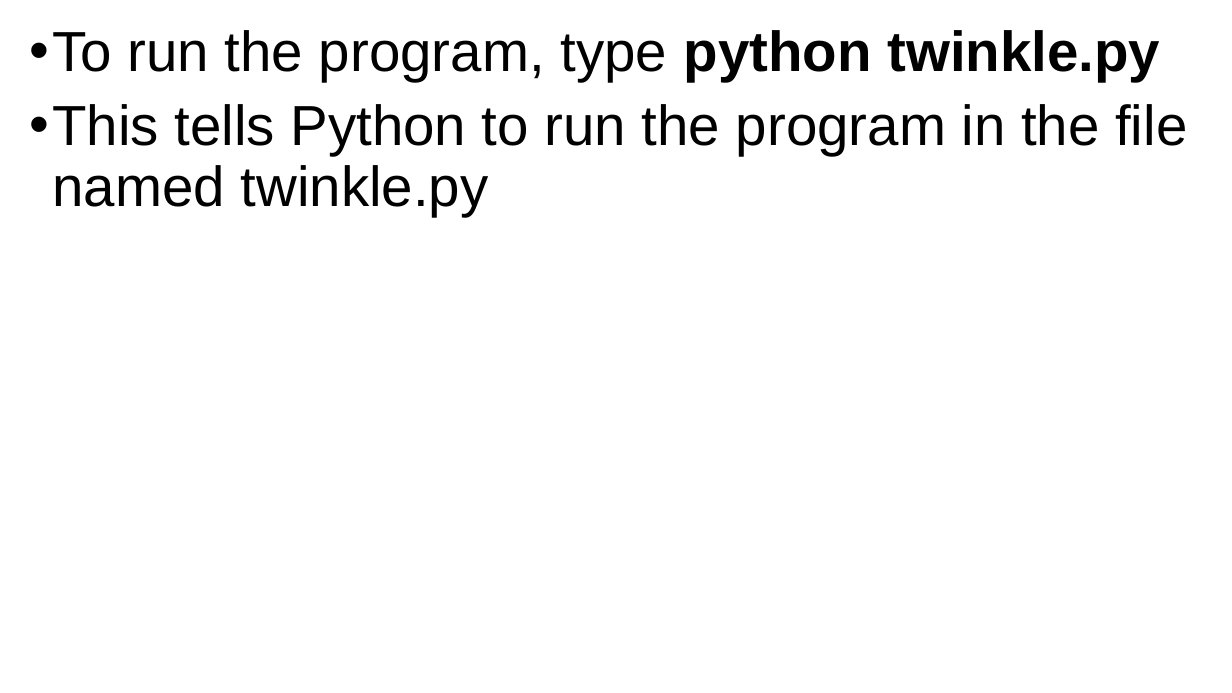
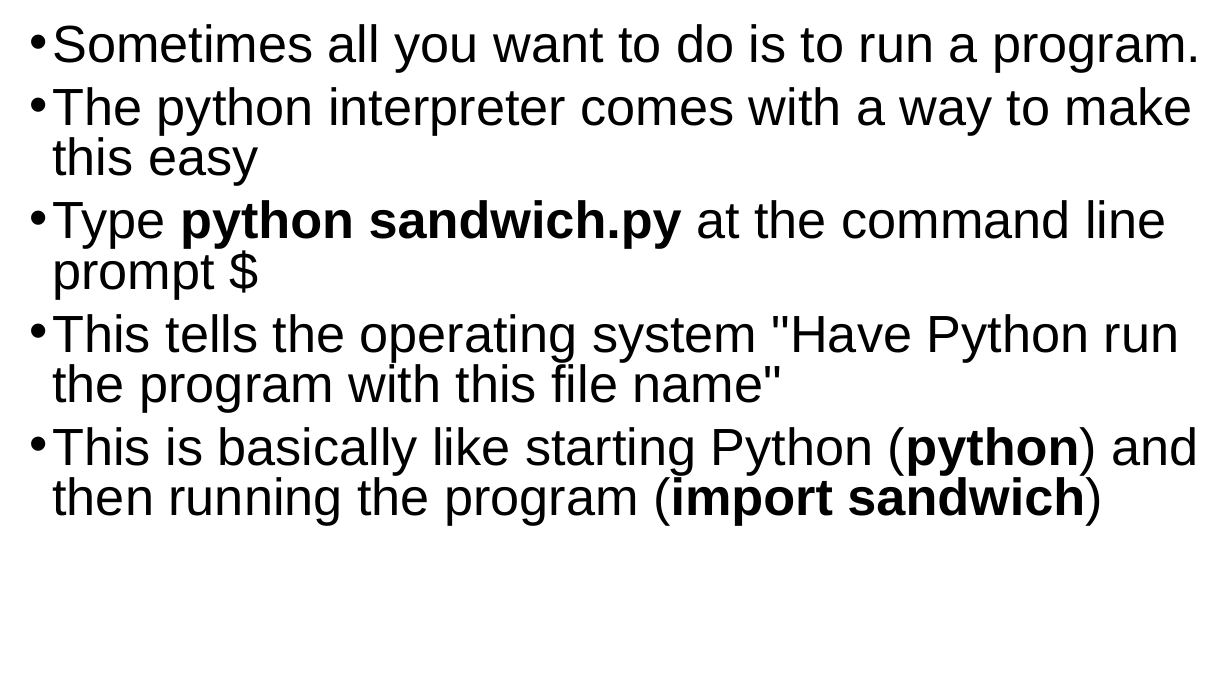
Before and after one commit to grimmelm/ctech404, a slide deck: slide 28 of ctech401/module_1/CTECH401 Module 1 - Hello World and Storing Data.pptx (slide 23 before the commit). Drawn at 1232x693 pixels with LibreOffice and Linux fonts; fonts in the diff are those of the drawing. Boxes give left, top, right and bottom in pixels: in the first picture for what was removed or moved away, otherwise in the second. Text is boxed around its words. In the diff, an @@ line names an element or a change of style, - is before the commit and + after.

```diff
--- a/ctech401/module_1/CTECH401 Module 1 - Hello World and Storing Data.pptx
+++ b/ctech401/module_1/CTECH401 Module 1 - Hello World and Storing Data.pptx
@@ text at (52,24,1201,525): text changed; size 44 to 40.7 pt @@
-• To run the program, type python twinkle.py
-• This tells Python to run the program in the file named twinkle.py
+• Sometimes all you want to do is to run a program.
+• The python interpreter comes with a way to make this easy
+• Type python sandwich.py at the command line prompt $
+• This tells the operating system "Have Python run the program with this file name"
+• This is basically like starting Python (python) and then running the program (import sandwich)
```
Also in this commit, not shown: 9 other slides changed, 8 slides added, 2 slides removed, 2 other files.
